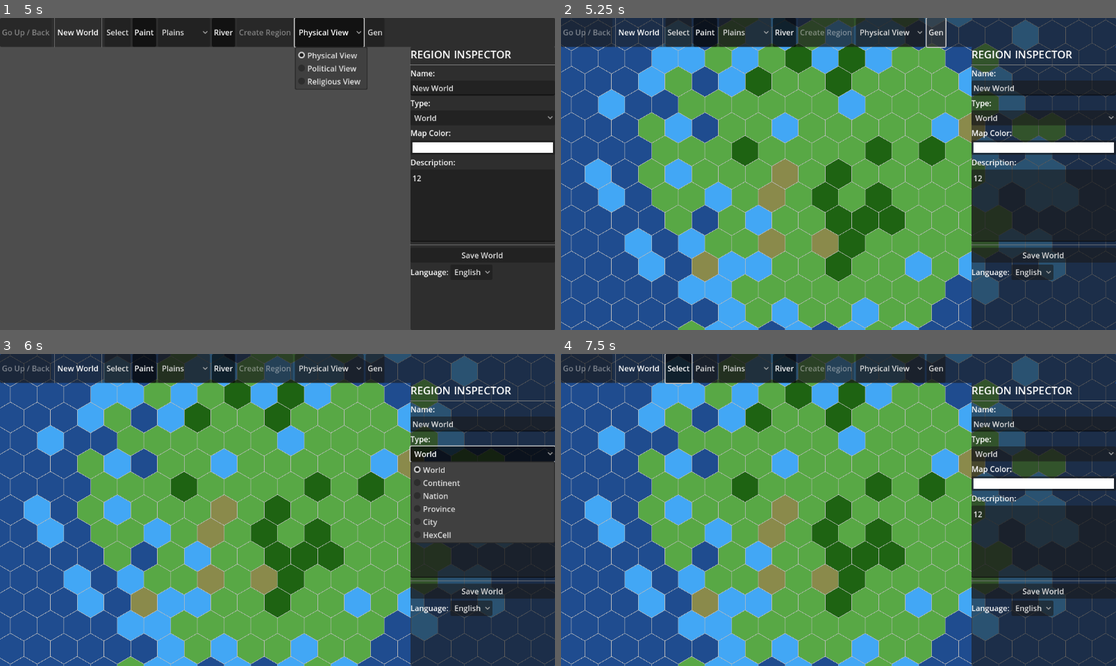
Above: before the commit, frames 1-4 (two rows, left to right).
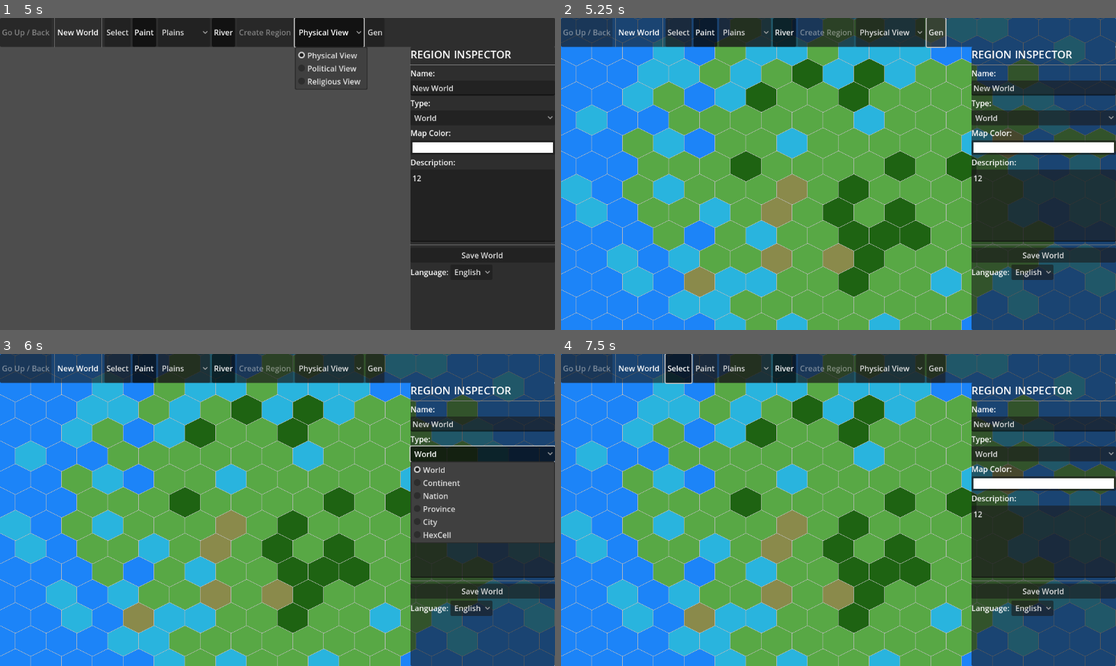
Above: after the commit, the same moments.

Repository: kinmonshin/ProjectHexHistory
Game: Godot game, scene res://main.tscn
Same seed, same stepped clock (60 frames per second), same inputs: the game is played once before the commit and once after it.
Inputs (mouse positions are in pixels of both pictures, inside the frame that each line leads up to):
- Up to frame 1 (5 s): click (482, 205) at 0.52 s; type "12" at 0.6 s; click "Select" at 1.25 s; click "Paint" at 2 s; click "Plains" at 2.75 s; click "River" at 3.5 s; click "Physical View" at 4.25 s
- Up to frame 2 (5.25 s): click "Gen" at 5 s
- Up to frame 3 (6 s): click "World" at 5.75 s
- Up to frame 4 (7.5 s): click "English" at 6.5 s; click "Select" at 7.25 s

Frame 1 is identical in both runs. In frame 2, 63% of the frame differs, in the area x 0-100%, y 0-100%; in frame 3, 61%; in frame 4, 63%.

Commit message:
feat(v0.6): 重构渲染层为 TileMapLayer，修复贴图对齐与遮挡问题，优化高亮框交互

Diff:
--- /dev/null
+++ b/assets/tiles/hex_tileset.tres
@@ -0,0 +1,20 @@
+[gd_resource type="TileSet" load_steps=3 format=3 uid="uid://wsk8rk02ix1f"]
+
+[ext_resource type="Texture2D" uid="uid://bsmxnewd5ofly" path="res://assets/tiles/Tileset1.png" id="1_00u1g"]
+
+[sub_resource type="TileSetAtlasSource" id="TileSetAtlasSource_sfa0u"]
+texture = ExtResource("1_00u1g")
+texture_region_size = Vector2i(64, 64)
+0:0/0 = 0
+1:0/0 = 0
+2:0/0 = 0
+3:0/0 = 0
+0:1/0 = 0
+1:1/0 = 0
+2:1/0 = 0
+3:1/0 = 0
+
+[resource]
+tile_shape = 3
+tile_size = Vector2i(64, 64)
+sources/0 = SubResource("TileSetAtlasSource_sfa0u")
--- a/main.gd
+++ b/main.gd
@@ -62,6 +62,8 @@
 
 	# 连接编辑器的修改信号 -> 触发地图重绘
 	editor_panel.data_modified.connect(func(): map_viewer.queue_redraw())
+
+	editor_panel.language_changed.connect(map_ui.refresh_locale)
 
 	# 连接 UI 地形选择 -> Viewer
 	map_ui.terrain_selected.connect(map_viewer.set_paint_terrain)
--- a/ui/editor_panel.gd
+++ b/ui/editor_panel.gd
@@ -15,6 +15,7 @@
 var current_data: RegionData
 
 signal data_modified # 新信号
+signal language_changed
 
 func _ready():
 	# 初始化下拉菜单
@@ -115,6 +116,7 @@
 	# 我们需要手动刷新那些用代码生成的文本（如 Type 下拉框）
 	# 对于静态 Text 属性绑定的 KEY，Godot 会自动刷新（Godot 4 改进）
 	_refresh_dynamic_text()
+	language_changed.emit()
 
 func _refresh_dynamic_text():
 	# 重新填充 Type 下拉框
--- a/ui/map_ui.gd
+++ b/ui/map_ui.gd
@@ -80,6 +80,17 @@
 	# 或者，不仅设 UI，还顺便通知 Viewer 确保一致
 	terrain_selected.emit(HexCell.TerrainType.PLAINS)
 
+# 公开函数：刷新所有动态文本
+func refresh_locale():
+	# 重新初始化视图模式下拉框
+	_init_view_mode_options()
+
+	# 重新初始化地形下拉框
+	_init_terrain_options()
+
+	# 如果还有其他动态生成的 Label，也在这里刷新
+	# btn_paint.text = tr("UI_BTN_PAINT") # 这种如果 Inspector 没绑定好，也可以代码刷
+
 func _init_view_mode_options():
 	option_view_mode.clear()
 	var modes = ["VIEW_PHYSICAL", "VIEW_POLITICAL", "VIEW_RELIGIOUS"] # 定义 Keys
--- a/view/hex_map_viewer.gd
+++ b/view/hex_map_viewer.gd
@@ -21,6 +21,7 @@
 @export var highlight_color: Color = Color(1.0, 1.0, 0.0, 0.6)
 @export var paint_color_preview: Color = Color(0.0, 1.0, 0.0, 0.3) # 绘制时的预览色
 @export var selection_color: Color = Color(0.0, 1.0, 1.0, 0.4) # 青色半透明
+@onready var terrain_layer = $TerrainLayer
 
 var current_region: RegionData
 var hovered_coord: Vector2i = Vector2i(9999, 9999)
@@ -37,6 +38,49 @@
 var is_river_mode: bool = false
 var last_river_coord: Vector2i = Vector2i(9999, 9999) # 记录鼠标上一次所在的格子
 
+# ⚠️ 请根据实际情况修改这个 ID！(TileSet面板左侧显示的数字)
+var terrain_source_id: int = 0
+
+var tile_size_vec: Vector2 = Vector2(64, 64) # 默认值，会被 _ready 覆盖
+
+# ⚠️ 请根据实际情况修改坐标！(鼠标悬停在贴图上显示的 Atlas Coordinates)
+var terrain_atlas_map = {
+	HexCell.TerrainType.OCEAN: Vector2i(3, 1),
+	HexCell.TerrainType.COAST: Vector2i(0, 0),
+	HexCell.TerrainType.PLAINS: Vector2i(2, 1),
+	HexCell.TerrainType.FOREST: Vector2i(1, 1),
+	HexCell.TerrainType.HILLS: Vector2i(0, 1),
+	HexCell.TerrainType.MOUNTAIN: Vector2i(1, 0),
+	HexCell.TerrainType.DESERT: Vector2i(3, 0),
+	HexCell.TerrainType.SNOW: Vector2i(2, 0)
+}
+
+# --- 将 Axial(q, r) 转换为 Godot TileMap 坐标 ---
+func _axial_to_tilemap(q: int, r: int) -> Vector2i:
+	var col = q + (r - (r & 1)) / 2
+	var row = r
+	return Vector2i(col, row)
+
+# --- 刷新贴图 ---
+func _refresh_tiles():
+	if not terrain_layer: return
+	terrain_layer.clear()
+
+	if current_region:
+		_set_tiles_recursive(current_region)
+
+func _set_tiles_recursive(region: RegionData):
+	# 仅在自然视图下显示贴图
+	if current_view_mode == ViewMode.PHYSICAL:
+		for cell in region.hex_cells:
+			if terrain_atlas_map.has(cell.terrain):
+				var atlas_coord = terrain_atlas_map[cell.terrain]
+				var tile_pos = _axial_to_tilemap(cell.q, cell.r)
+				terrain_layer.set_cell(tile_pos, terrain_source_id, atlas_coord)
+
+	for child in region.children:
+		_set_tiles_recursive(child)
+
 # 外部调用接口
 func set_river_mode(enabled: bool):
 	is_river_mode = enabled
@@ -46,6 +90,7 @@
 func set_view_mode(mode_id: int):
 	current_view_mode = mode_id as ViewMode
 	print("视图模式切换为: ", ViewMode.keys()[mode_id])
+	_refresh_tiles()
 	queue_redraw()
 
 # 新增设置函数
@@ -58,6 +103,39 @@
 	if SessionManager.current_world:
 		_on_world_loaded(SessionManager.current_world)
 
+	# 从 TileMapLayer 获取真实的图块大小配置
+	if terrain_layer and terrain_layer.tile_set:
+		tile_size_vec = terrain_layer.tile_set.tile_size
+		# 如果之前调了 Hex Size，现在那个值已经没用了，
+		# 我们完全依赖 tile_size_vec
+
+# 根据 TileSet 尺寸计算六边形的 6 个顶点
+func _get_hex_vertices(center: Vector2) -> PackedVector2Array:
+	var w = tile_size_vec.x
+	var h = tile_size_vec.y
+
+	# Godot 默认 Pointy Top 六边形在矩形框内的顶点分布：
+	# 0: 顶部 (Top)
+	# 1: 右上 (Top Right)
+	# 2: 右下 (Bottom Right)
+	# 3: 底部 (Bottom)
+	# 4: 左下 (Bottom Left)
+	# 5: 左上 (Top Left)
+
+	# 注意：这里的 0.25 和 0.5 是基于标准六边形切分的比例。
+	# 如果您的图片留白很大，可能需要微调这些系数，但通常这就是 Godot 的逻辑边界。
+
+	var points = PackedVector2Array([
+		Vector2(center.x, center.y - h * 0.5),            # Top
+		Vector2(center.x + w * 0.5, center.y - h * 0.25), # Top Right
+		Vector2(center.x + w * 0.5, center.y + h * 0.25), # Bottom Right
+		Vector2(center.x, center.y + h * 0.5),            # Bottom
+		Vector2(center.x - w * 0.5, center.y + h * 0.25), # Bottom Left
+		Vector2(center.x - w * 0.5, center.y - h * 0.25)  # Top Left
+	])
+
+	return points
+
 # 外部调用：设置工具模式
 func set_tool(tool_name: String):
 	current_tool = tool_name
@@ -72,7 +150,7 @@
 	# 2. 鼠标移动逻辑
 	if event is InputEventMouseMotion:
 		var local_pos = get_local_mouse_position()
-		var new_coord = HexMath.pixel_to_hex(local_pos, hex_size)
+		var new_coord = _get_hex_from_mouse(local_pos)
 		if new_coord != hovered_coord:
 			hovered_coord = new_coord
 			queue_redraw()
@@ -132,6 +210,7 @@
 		current_cell.river_direction = -1   # 暂时没有流向
 
 		last_river_coord = coord # 记录下来，准备连下一格
+		_refresh_tiles()
 		region_modified.emit()
 		queue_redraw()
 		return
@@ -157,6 +236,7 @@
 				if current_cell.river_direction == -1:
 					pass
 
+				_refresh_tiles()
 				region_modified.emit()
 				queue_redraw()
 
@@ -219,6 +299,7 @@
 		# 如果格子已存在，就修改它的地形 (刷地形功能)
 		if existing_cell.terrain != current_paint_terrain:
 			existing_cell.terrain = current_paint_terrain
+			_refresh_tiles()
 			region_modified.emit()
 			queue_redraw()
 	else:
@@ -228,6 +309,7 @@
 		new_cell.r = coord.y
 		new_cell.terrain = current_paint_terrain
 		current_region.hex_cells.append(new_cell)
+		_refresh_tiles()
 		region_modified.emit()
 		queue_redraw()
 
@@ -238,30 +320,160 @@
 
 	if current_region.has_hex(coord.x, coord.y):
 		current_region.remove_hex(coord.x, coord.y)
+		_refresh_tiles()
 		region_modified.emit()
 		queue_redraw()
 
+# res://view/hex_map_viewer.gd
+
+# 获取某个 HexCell 在屏幕上的绝对中心点 (基于 TileMapLayer)
+func _get_cell_center(q: int, r: int) -> Vector2:
+	# 1. 先转成 TileMap 坐标
+	var tile_pos = _axial_to_tilemap(q, r)
+
+	# 2. 问 TileMapLayer 这个格子在哪
+	# 注意：map_to_local 返回的是格子的中心像素坐标
+	if terrain_layer:
+		return terrain_layer.map_to_local(tile_pos)
+	else:
+		# 降级方案 (如果还没加载图层，才用数学公式，仅作备用)
+		return HexMath.hex_to_pixel(q, r, hex_size)
+
+# 获取鼠标点击的 Hex 坐标 (反向查询)
+func _get_hex_from_mouse(local_mouse_pos: Vector2) -> Vector2i:
+	if terrain_layer:
+		# 1. 问 TileMapLayer 这是哪个格子
+		var tile_pos = terrain_layer.local_to_map(local_mouse_pos)
+		# 2. 转回 Axial (需要写一个反向转换公式)
+		return _tilemap_to_axial(tile_pos)
+	else:
+		return HexMath.pixel_to_hex(local_mouse_pos, hex_size)
+
+# 补充：TileMap坐标 -> Axial坐标 (Odd-r / Horizontal 的逆运算)
+func _tilemap_to_axial(tile_pos: Vector2i) -> Vector2i:
+	var col = tile_pos.x
+	var row = tile_pos.y
+	var q = col - (row - (row & 1)) / 2
+	var r = row
+	return Vector2i(q, r)
+
 func _on_world_loaded(world: RegionData):
+	# 1. 开始转场：先变淡/变透明
+	var tween = create_tween()
+	# 0.2秒内把整个地图变透明 (modulate.a 是透明度)
+	tween.tween_property(self, "modulate:a", 0.0, 0.2)
+
+	# 等动画播完，再切换数据
+	await tween.finished
+
+	# 2. 切换数据
 	current_region = world
+	_refresh_tiles()
 	queue_redraw()
 
+	# 3. 结束转场：变回实体
+	tween = create_tween()
+	tween.tween_property(self, "modulate:a", 1.0, 0.3)
+
 func _draw():
-	# 1. 绘制基础地图
-	if current_region:
-		_draw_region_recursive(current_region)
-
-	# 2. 绘制多选高亮 (新增)
-	for coord in selected_cells:
-		_draw_hex_at(coord.x, coord.y, selection_color, Color.WHITE, 2.0)
-
-	# 3. 绘制高亮
+	if not current_region: return
+
+	match current_view_mode:
+
+		# --- 情况 A: 政治视图 (Political) ---
+		# 逻辑：需要画填充色 (Color) + 网格线 (Grid) + 河流 (可选)
+		ViewMode.POLITICAL:
+			_draw_political_recursive(current_region)
+
+		# --- 情况 B: 自然视图 (Physical) ---
+		# 逻辑：底层由 TileMapLayer 画贴图 (代码不在这里)
+		#      这里只画叠加层：河流 (River) + 网格线 (Grid)
+		ViewMode.PHYSICAL:
+			_draw_physical_overlay_recursive(current_region)
+
+	# --- 公共绘制：高亮框 ---
 	if hovered_coord != Vector2i(9999, 9999):
-		var color = highlight_color
-		# 绘制模式下，高亮颜色变一下，提示用户正在画画
+
+		var highlight_color = Color.WHITE
+		var line_width = 2.0
+		var do_fill = false # 是否填充半透明色
+
+		# 根据工具改变样式
 		if current_tool == "paint":
-			color = paint_color_preview
-
-		_draw_hex_at(hovered_coord.x, hovered_coord.y, color, Color.WHITE, 4.0)
+			if is_river_mode:
+				highlight_color = Color(0.2, 0.6, 1.0, 0.8) # 蓝色提示画河
+				line_width = 4.0
+			else:
+				highlight_color = Color(0.0, 1.0, 0.0, 0.8) # 绿色提示画地
+				line_width = 4.0
+				do_fill = true # 绘制模式下填充一下，让瞄准更清楚
+
+		elif current_tool == "select":
+			# 选择模式：优雅的白色细框
+			highlight_color = Color(1.0, 1.0, 1.0, 0.4)
+			line_width = 2.0
+			# 或者：如果您希望选择模式下完全不显示框，除非点击，可以在这里 return
+
+		# 开始绘制
+		var center = _get_cell_center(hovered_coord.x, hovered_coord.y)
+		var points = _get_hex_vertices(center)
+
+		if do_fill:
+			# 绘制半透明填充
+			var fill_c = highlight_color
+			fill_c.a = 0.2
+			draw_colored_polygon(points, fill_c)
+
+		points.append(points[0])
+		draw_polyline(points, highlight_color, line_width)
+
+# 递归绘制：政治视图 (色块 + 网格)
+func _draw_political_recursive(region: RegionData):
+	# 1. 确定颜色
+	var poly_color = region.map_color
+	# 如果是世界层级且没设色，给个默认淡色
+	if poly_color == Color.WHITE and region.type == RegionData.Type.WORLD:
+		poly_color = Color(1, 1, 1, 0.1)
+
+	# 2. 绘制该区域的所有格子
+	for cell in region.hex_cells:
+		# 调用底层的画六边形函数 (带填充)
+		_draw_hex_at(cell.q, cell.r, poly_color, grid_color)
+
+		# 如果要在政治地图上也显示河流，可以在这里加 _draw_river(cell)
+
+	# 3. 递归子节点
+	for child in region.children:
+		_draw_political_recursive(child)
+
+# 递归绘制：自然视图叠加层 (河流 + 网格线)
+# 注意：这里不画底色，因为底色是 TileMapLayer 负责的
+func _draw_physical_overlay_recursive(region: RegionData):
+
+	for cell in region.hex_cells:
+		# 1. 画河流 (如果有)
+		if cell.has_river:
+			_draw_river(cell)
+
+		# 2. 画网格线 (仅描边，不填充)
+		# 我们不能直接调 _draw_hex_at，因为它会填充颜色。
+		# 我们需要一个只画线框的函数。
+		_draw_hex_grid_only(cell.q, cell.r)
+
+	for child in region.children:
+		_draw_physical_overlay_recursive(child)
+
+# 仅绘制六边形边框 (无填充)
+func _draw_hex_grid_only(q: int, r: int):
+	# 1. 获取绝对中心 (Single Source of Truth)
+	var center = _get_cell_center(q, r)
+
+	# 2. 获取匹配 TileSet 形状的顶点 (New Geometry)
+	var points = _get_hex_vertices(center)
+
+	# 3. 闭合路径并绘制
+	points.append(points[0])
+	draw_polyline(points, grid_color, 1.0)
 
 func _draw_region_recursive(region: RegionData):
 	# 根据不同的模式，决定用什么颜色画格子
@@ -330,14 +542,9 @@
 		draw_circle(start_pos, 4.0, Color(0.2, 0.4, 0.8))
 
 func _draw_hex_at(q: int, r: int, inner_color: Color, border_color: Color, width: float = 1.0):
-	var center = HexMath.hex_to_pixel(q, r, hex_size)
-	var points = PackedVector2Array()
-	for i in range(6):
-		var angle_rad = deg_to_rad(60 * i - 30)
-		points.append(Vector2(
-			center.x + hex_size * cos(angle_rad),
-			center.y + hex_size * sin(angle_rad)
-		))
+	var center = _get_cell_center(q, r)
+	var points = _get_hex_vertices(center)
+
 	draw_colored_polygon(points, inner_color)
 	points.append(points[0])
 	draw_polyline(points, border_color, width)
--- a/view/hex_map_viewer.tscn
+++ b/view/hex_map_viewer.tscn
@@ -1,10 +1,16 @@
-[gd_scene load_steps=3 format=3 uid="uid://b2otoir310ikp"]
+[gd_scene load_steps=4 format=3 uid="uid://b2otoir310ikp"]
 
 [ext_resource type="Script" uid="uid://cdeybyut5kt0x" path="res://view/hex_map_viewer.gd" id="1_6mqnv"]
 [ext_resource type="Script" uid="uid://dsubsdslok2gs" path="res://view/camera_2d.gd" id="2_lie3e"]
+[ext_resource type="TileSet" uid="uid://wsk8rk02ix1f" path="res://assets/tiles/hex_tileset.tres" id="2_oo308"]
 
 [node name="HexMapViewer" type="Node2D"]
 script = ExtResource("1_6mqnv")
 
+[node name="TerrainLayer" type="TileMapLayer" parent="."]
+show_behind_parent = true
+y_sort_enabled = true
+tile_set = ExtResource("2_oo308")
+
 [node name="Camera2D" type="Camera2D" parent="."]
 script = ExtResource("2_lie3e")
Binary file added: assets/tiles/Tileset1.png
Not shown, added: assets/tiles/Tileset1.png.import
